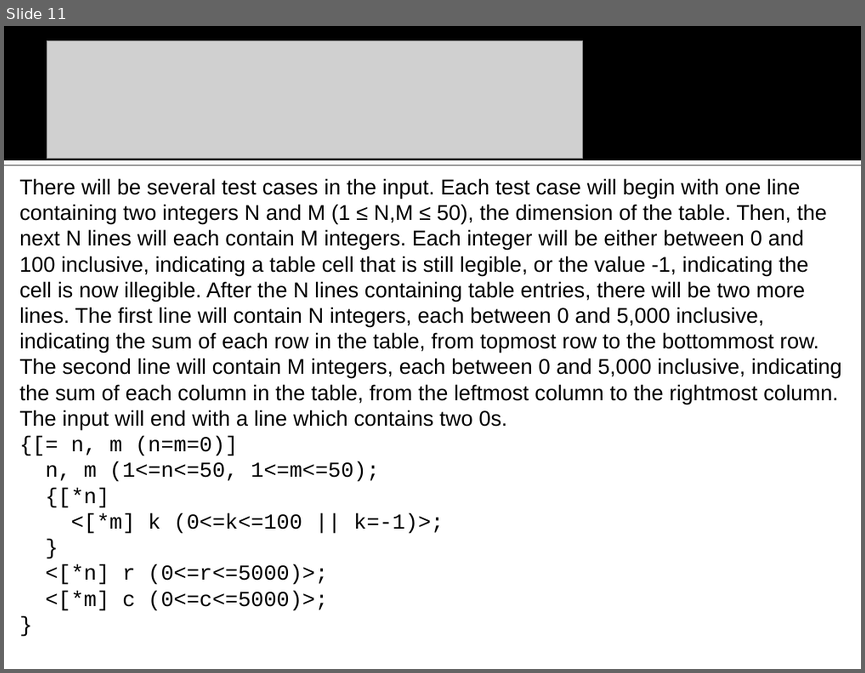
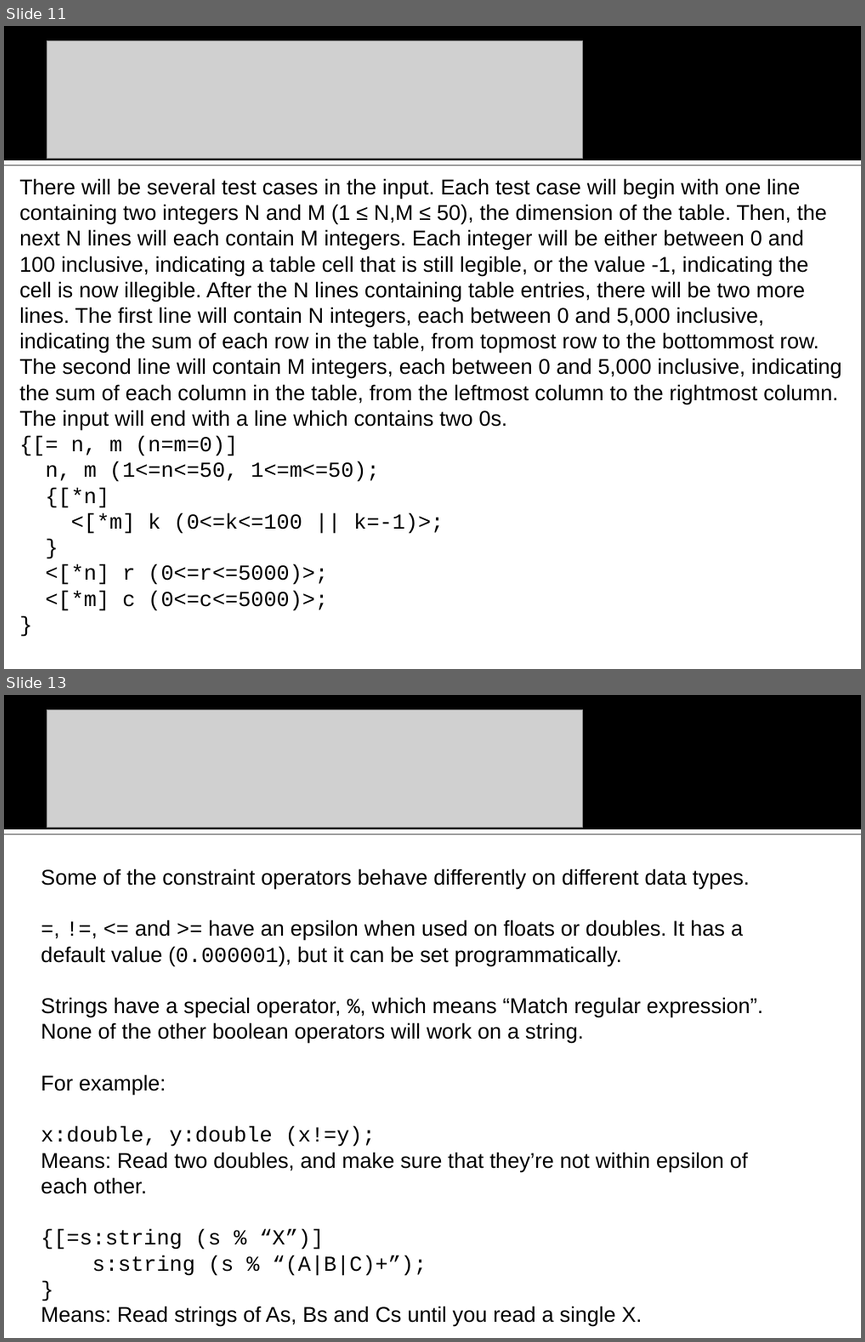
Before and after one commit to na-icpc/viva, a slide deck: Input Verifier/doc/VIVA vanbs Input Verification Assistant.ppt. Shown one above the other, each under a label of ours: slide 11 before the commit, slides 11 and 13 after it; the slides between them are not shown. The pictures are 865x673 and 865x1342 pixels, drawn with LibreOffice and Linux fonts; fonts in the diff are those of the drawing; grey boxes stand for pictures; background and template pictures are left out. Boxes give left, top, right and bottom in pixels: in the first picture for what was removed or moved away, otherwise in the second. Text is boxed around its words. In the diff, an @@ line names an element or a change of style, - is before the commit and + after.

Commit message:
Added Float literals, worked on the slides

```diff
--- a/Input Verifier/doc/VIVA vanbs Input Verification Assistant.ppt
+++ b/Input Verifier/doc/VIVA vanbs Input Verification Assistant.ppt
@@ slide 13 added at (4,695,861,1338), background #FFFFFF; not listed: 2 template elements that a slide beside it also shows @@
@@ picture added at (46,709,582,827) @@
@@ text added at (41,868,763,1327), 18 pt, text #000000 @@
+Some of the constraint operators behave differently on different data types.
+=, !=, <= and >= have an epsilon when used on floats or doubles. It has a default value (0.000001), but it can be set programmatically.
+Strings have a special operator, %, which means “Match regular expression”. None of the other boolean operators will work on a string.
+For example:
+x:double, y:double (x!=y);
+Means: Read two doubles, and make sure that they’re not within epsilon of each other.
+{[=s:string (s % “X”)]
+s:string (s % “(A|B|C)+”);
+}
+Means: Read strings of As, Bs and Cs until you read a single X.
```
Also in this commit, not shown: 2 slides changed, 4 other slides added, 3 other files.
